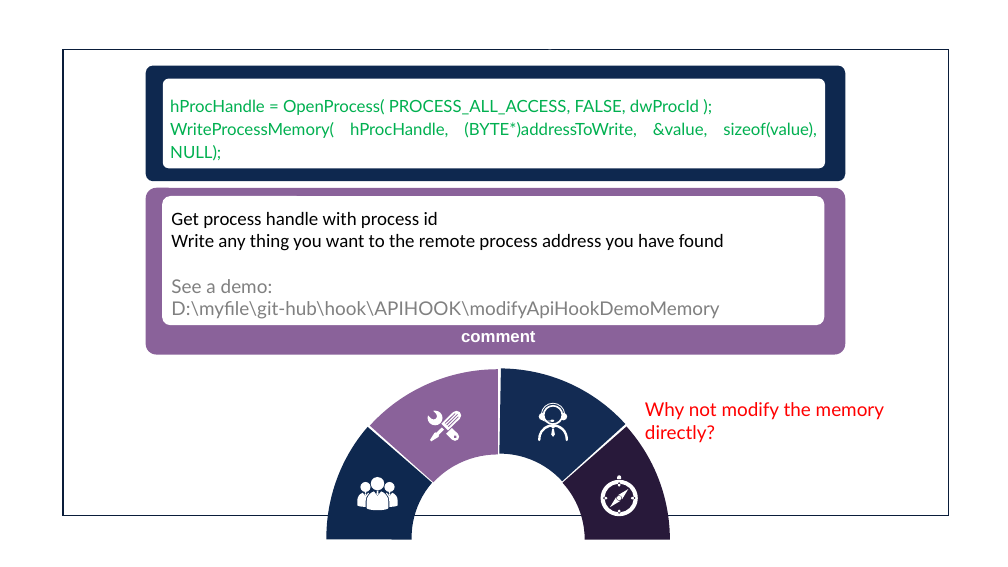
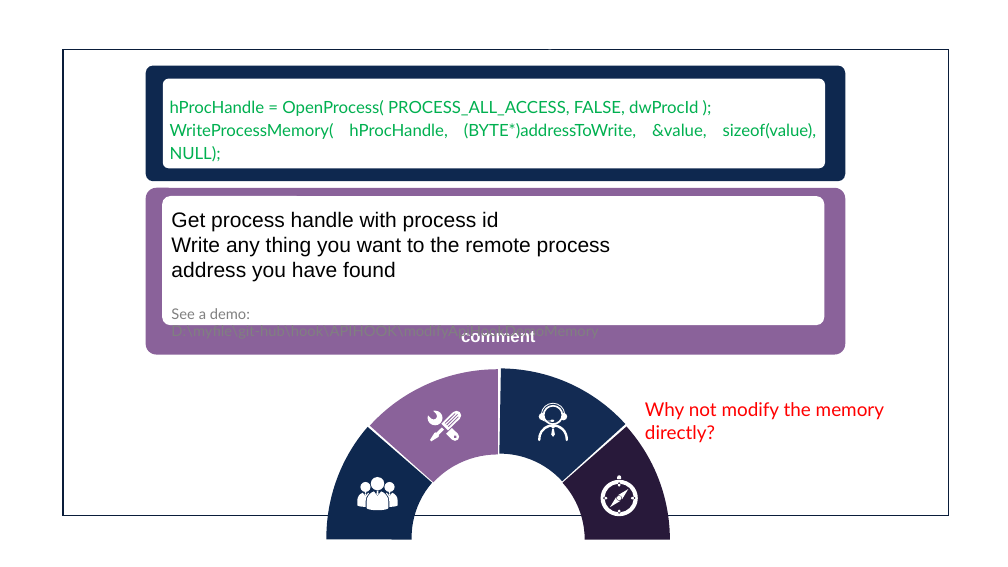
Before and after one commit to Jasey/hook, a slide deck: slide 7 of APIHOOK/GameHack.pptx. Drawn at 1008x567 pixels with LibreOffice and Linux fonts; fonts in the diff are those of the drawing; background and template pictures are left out. Boxes give left, top, right and bottom in pixels: in the first picture for what was removed or moved away, otherwise in the second. Text is boxed around its words. In the diff, an @@ line names an element or a change of style, - is before the commit and + after.

```diff
--- a/APIHOOK/GameHack.pptx
+++ b/APIHOOK/GameHack.pptx
@@ text "Get process handle with process ..." at box(171, 211, 611, 340): size 18 to 20 pt, font Calibri to Arial in "Get process handle with process id", "Write any thing you want to the ..."; size 18 to 14 pt in "See a demo:", "D:\myfile\git-hub\hook\APIHOOK\modifyApiHookDemoMemory" @@
```
Also in this commit, not shown: 1 other slide changed, 3 slides added.
